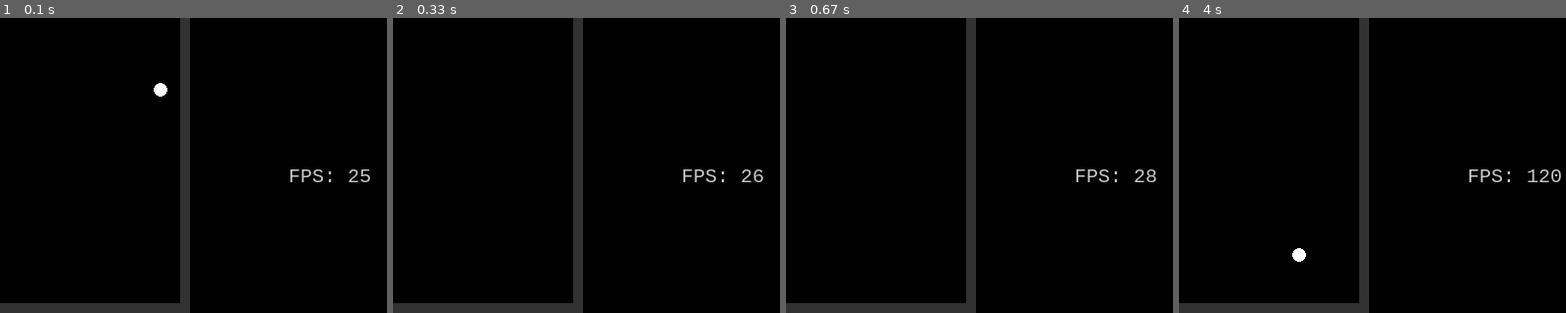
Above: before the commit, frames 1-4 (left to right).
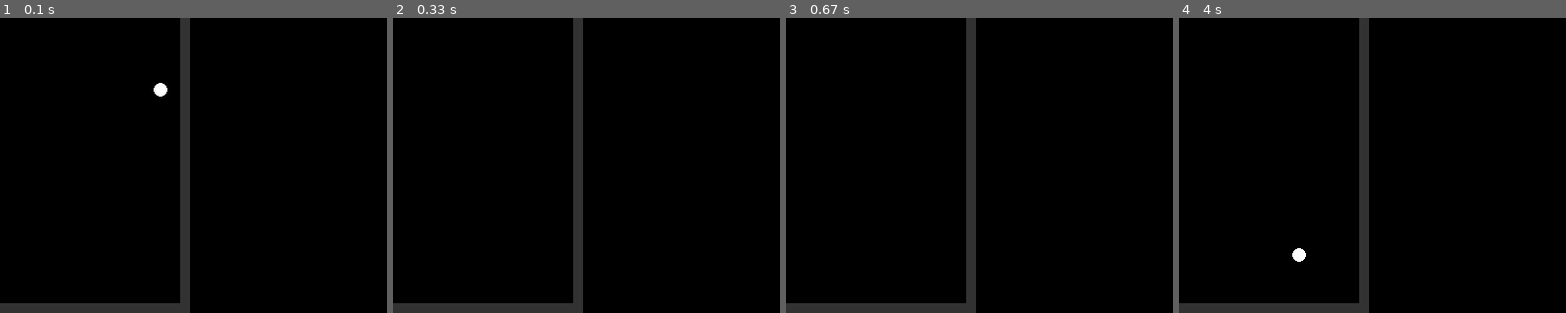
Above: after the commit, the same moments.

Repository: CamBFunny/quail
Game: pygame game, started from games/pynball.py
Two runs of this game, one before a commit and one after it. Both use one fixed random seed, a clock stepped at 60 frames per second and the inputs below.
Inputs (mouse positions are % of the whole screen's width and height, from its top left):
- Up to frame 1 (0.1 s): no input
- Up to frame 2 (0.33 s): no input
- Up to frame 3 (0.67 s): press the mouse at (50, 56) at 0.37 s; move the mouse to (37, 54) at 0.47 s; release the mouse at (25, 51) at 0.6 s
- Up to frame 4 (4 s): tap Enter at 1.67 s
The pictures show only the part of the screen within x 50-100%, y 50-100%; the shares and areas given below are measured in that part.

The runs differ from the first frame. In frame 1, 0.3% of the frame differs, in the area x 75-96%, y 51-56%; in frame 2, 0.3%; in frame 3, 0.3%; in frame 4, 0.4%, in the area x 75-99%, y 51-56%.

Commit message:
Update pynball.py

Diff:
--- a/games/pynball.py
+++ b/games/pynball.py
@@ -93,10 +93,11 @@
     y = random.choice(range(150, 400))
     bumpers.append(Bumper([x, y],(150, 150, 150), 12))
 
-# debug
-# ball.speed[1] = -5
-# gravity = 0
-# elasticity = 1
+debug = False
+if debug:
+    ball.speed[1] = -5
+    gravity = 5
+    elasticity = 0.8
 
 hitstop = 1
 hitstop_limit = 0.03
@@ -114,6 +115,8 @@
     if LeftClick and not button_check:
         LeftClick = False
         button_check = True
+        if debug:
+          ball.speed[1] += 10
 
     if RightClick:
         RightClick = False
@@ -183,13 +186,13 @@
     draw_text(f"Score: {score}", font_mono20, (220, 230, 230), 20, 400)
 
     # Debug section
-    # Framerate display
-    rolling_frame = frame_counter % sample_size
-    dt_array[rolling_frame] = dt
-    dt_sum = np.sum(dt_array, dtype = np.float32)
-    fps_counter = np.uint8(sample_size / dt_sum)
-    draw_text(f"FPS: {fps_counter}", font_mono20, (200, 200, 200), resolution[0] - 100, resolution[1]-150)
-    draw_text(f"{frame_counter:,}", font_mono20, (0, 0, 0), 850, resolution[1]-125)
+    if debug:
+      # Framerate display
+      rolling_frame = frame_counter % sample_size
+      dt_array[rolling_frame] = dt
+      dt_sum = np.sum(dt_array, dtype = np.float32)
+      fps_counter = np.uint8(sample_size / dt_sum)
+      draw_text(f"FPS: {fps_counter}", font_mono20, (200, 200, 200), resolution[0] - 100, resolution[1]-150)
 
     if event.type == pygame.KEYUP:
         button_check = False
